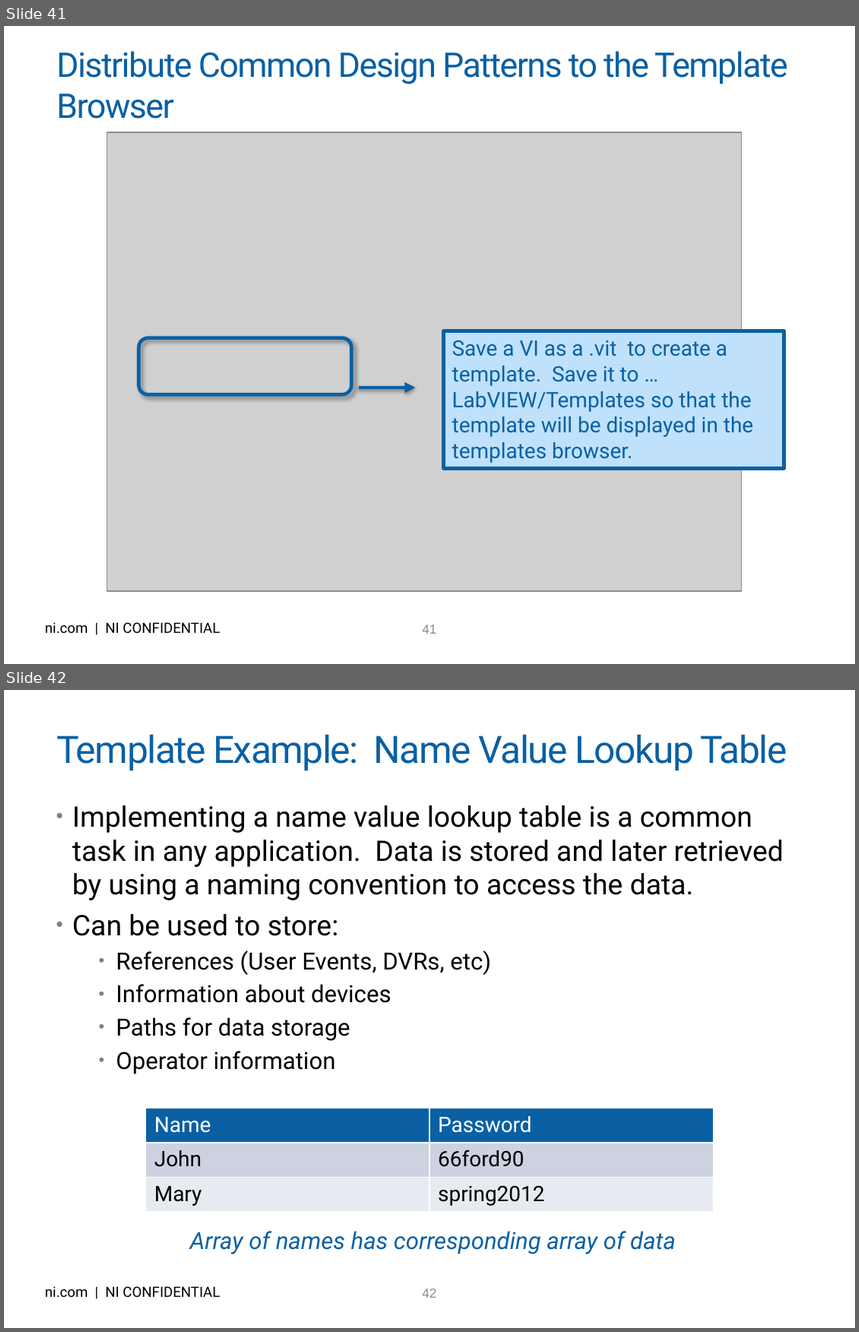
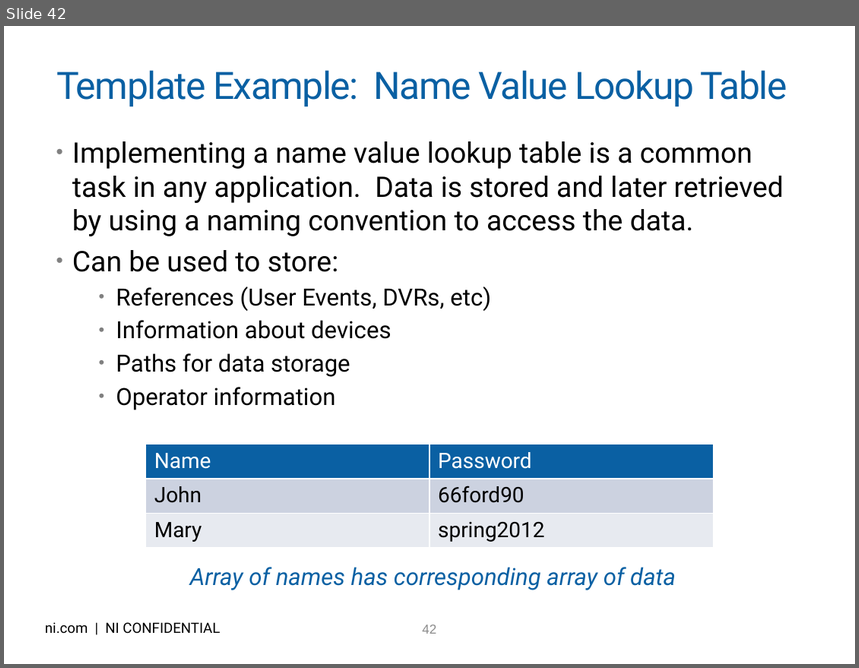
Before and after one commit to njhollenback/Presentations, a slide deck: LV for Advanced Apps - 10 Keys to Success - .pptx. Shown one above the other, each under a label of ours: slides 41 and 42 before the commit, slide 42 after it. The pictures are 859x1332 and 859x668 pixels, drawn with LibreOffice and Linux fonts; fonts in the diff are those of the drawing; grey boxes stand for pictures; background and template pictures are left out. Boxes give left, top, right and bottom in pixels: in the first picture for what was removed or moved away, otherwise in the second. Text is boxed around its words. In the diff, an @@ line names an element or a change of style, - is before the commit and + after.

```diff
--- a/LV for Advanced Apps - 10 Keys to Success - .pptx
+++ b/LV for Advanced Apps - 10 Keys to Success - .pptx
@@ slide 41 removed at <box>4,26,855,664</box>, background picture (left out); not listed: 2 template elements that a slide beside it also shows @@
@@ title removed at <box>56,51,788,119</box> @@
-Distribute Common Design Patterns to the Template Browser
@@ picture removed at <box>107,132,742,591</box> @@
@@ rounded rectangle removed at <box>139,338,351,395</box> @@
@@ rectangle removed at <box>444,331,785,468</box> @@
-Save a VI as a .vit to create a template. Save it to … LabVIEW/Templates so that the template will be displayed in the templates browser.
@@ arrow removed from (359, 388) to (415, 388) @@
```
Also in this commit, not shown: 6 slides changed.
